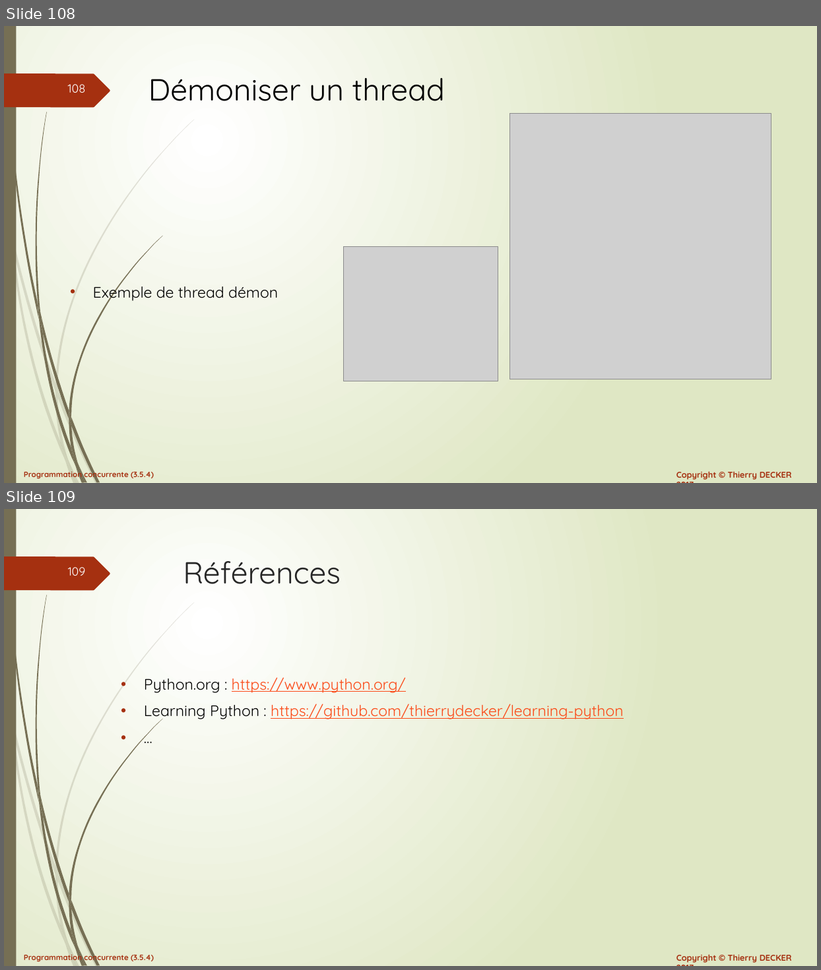
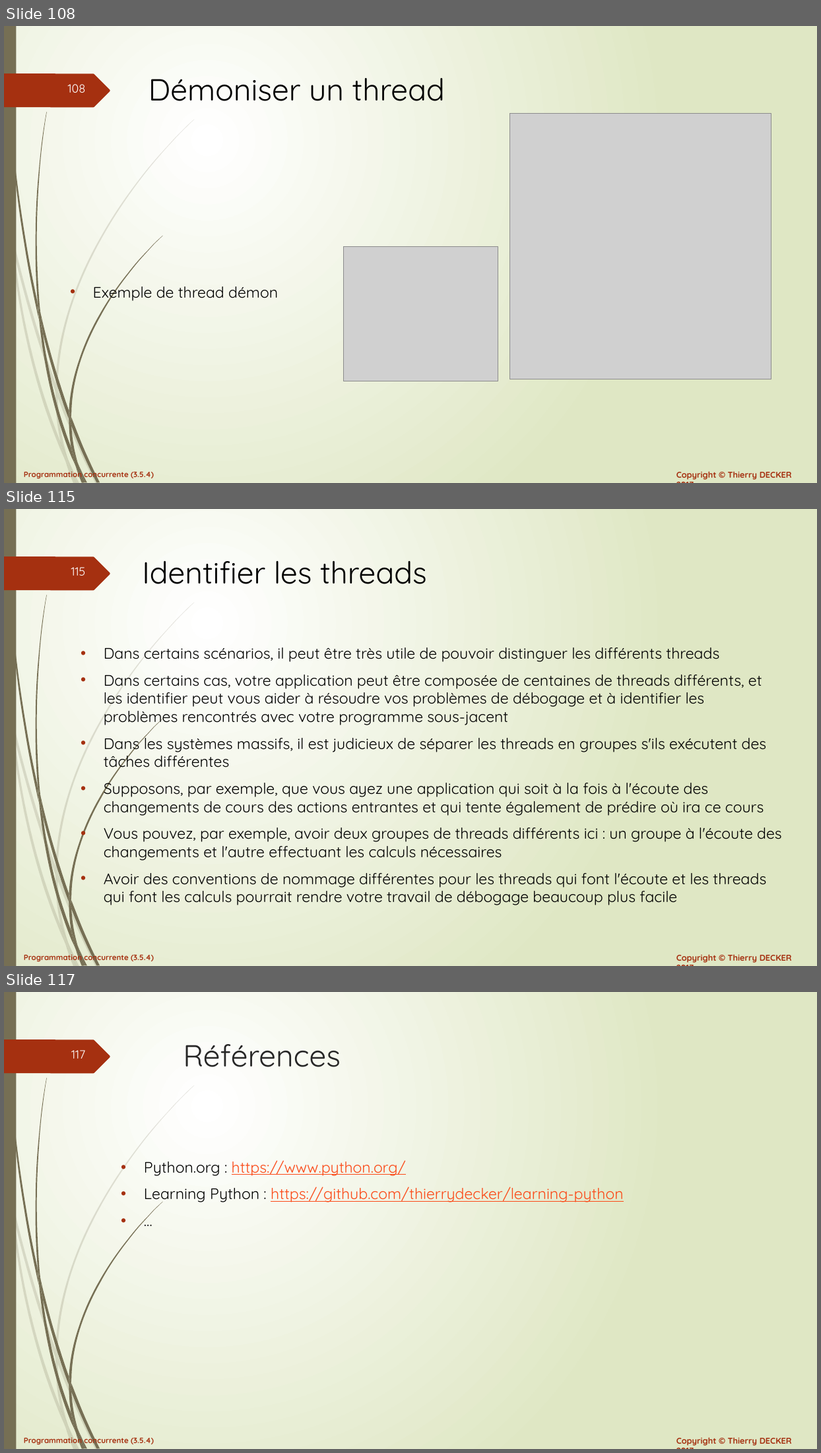
Before and after one commit to VikmanTheRacoon/learning-python, a slide deck: documentations/python-103.pptx. Shown one above the other, each under a label of ours: slides 108 and 109 before the commit, slides 108, 115 and 117 after it; the slides between them are not shown. The pictures are 821x970 and 821x1453 pixels, drawn with LibreOffice and Linux fonts; fonts in the diff are those of the drawing; grey boxes stand for pictures. Boxes give left, top, right and bottom in pixels: in the first picture for what was removed or moved away, otherwise in the second. Text is boxed around its words. In the diff, an @@ line names an element or a change of style, - is before the commit and + after.

```diff
--- a/documentations/python-103.pptx
+++ b/documentations/python-103.pptx
@@ slide 115 added at (4,509,817,966), background gradient #FFFFFF to #DFE8C4; not listed: 27 template elements that a slide beside it also shows @@
@@ title added at (142,561,427,584), 36 pt, text #000000 @@
+Identifier les threads
@@ text added at (104,648,782,906), 18 pt, text #000000 @@
+• Dans certains scénarios, il peut être très utile de pouvoir distinguer les différents threads
+• Dans certains cas, votre application peut être composée de centaines de threads différents, et les identifier peut vous aider à résoudre vos problèmes de débogage et à identifier les problèmes rencontrés avec votre programme sous-jacent
+• Dans les systèmes massifs, il est judicieux de séparer les threads en groupes s'ils exécutent des tâches différentes
+• Supposons, par exemple, que vous ayez une application qui soit à la fois à l'écoute des changements de cours des actions entrantes et qui tente également de prédire où ira ce cours
+• Vous pouvez, par exemple, avoir deux groupes de threads différents ici : un groupe à l'écoute des changements et l'autre effectuant les calculs nécessaires
+• Avoir des conventions de nommage différentes pour les threads qui font l'écoute et les threads qui font les calculs pourrait rendre votre travail de débogage beaucoup plus facile
@@ what was slide 109 is now slide 117 @@
@@ page number at (71,1050,85,1059): text changed @@
-109
+117
```
Also in this commit, not shown: 7 other slides added, 1 other file.
